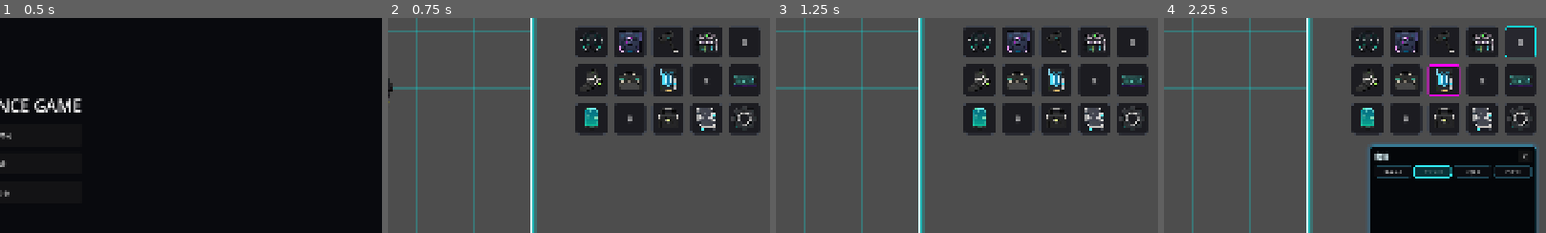
Above: before the commit, frames 1-4 (left to right).
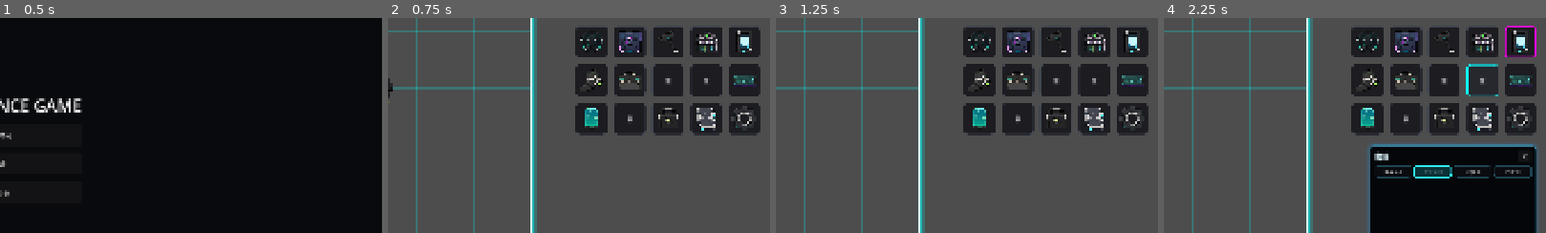
Above: after the commit, the same moments.

Repository: grimoire1089-coder/optimistic
Game: Godot game, scene res://Scenes/Boot/TitleScene.tscn
Two runs of this game, one before a commit and one after it. Both use one fixed random seed, a clock stepped at 60 frames per second and the inputs below. Sound files missing from this copy of the repository are replaced by a short silence.
Inputs (mouse positions are % of the whole screen's width and height, from its top left; square brackets give the same spot before the commit, where the layout moved):
- Up to frame 1 (0.5 s): no input
- Up to frame 2 (0.75 s): click "はじめる" at 0.5 s
- Up to frame 3 (1.25 s): no input
- Up to frame 4 (2.25 s): click (97, 25) [87, 34] at 1.25 s; click "仮" at 2 s
The pictures show only the part of the screen within x 50-100%, y 20-70%; the shares and areas given below are measured in that part.

Frame 1 is identical in both runs. In frame 2, 0.5% of the frame differs, in the area x 71-96%, y 5-35%; in frame 3, 0.5%; in frame 4, 1.3%, in the area x 68-98%, y 3-37%.

Commit message:
Swap book and first-row placeholder HUD button positions

Diff:
--- a/Scripts/UI/HUD/Modules/RightHudLayoutModule.gd
+++ b/Scripts/UI/HUD/Modules/RightHudLayoutModule.gd
@@ -23,7 +23,7 @@
 const BUTTON_LAYOUTS := {
 	"RobinHudButton": Vector2(HudButtonStyle.FIRST_ROW_ROBIN_LEFT, HudButtonStyle.FIRST_ROW_TOP),
 	"ShopButton": Vector2(HudButtonStyle.FIRST_ROW_INVENTORY_LEFT, HudButtonStyle.FIRST_ROW_TOP),
-	"BookButton": Vector2(HudButtonStyle.SECOND_ROW_CRAFT_LEFT, HudButtonStyle.SECOND_ROW_TOP),
+	"BookButton": Vector2(HudButtonStyle.FIRST_ROW_BUILD_LEFT, HudButtonStyle.FIRST_ROW_TOP),
 	"InventoryButton": Vector2(HudButtonStyle.FIRST_ROW_SHOP_LEFT, HudButtonStyle.FIRST_ROW_TOP),
 	"BuildModeButton": Vector2(HudButtonStyle.THIRD_ROW_PLACEHOLDER_03_LEFT, HudButtonStyle.THIRD_ROW_TOP),
 	"MoveButton": Vector2(HudButtonStyle.SECOND_ROW_MOVE_LEFT, HudButtonStyle.SECOND_ROW_TOP),
@@ -33,7 +33,7 @@
 	"BillButton": Vector2(HudButtonStyle.SECOND_ROW_BILL_LEFT, HudButtonStyle.SECOND_ROW_TOP),
 	"PlanHudButton": Vector2(HudButtonStyle.THIRD_ROW_PLACEHOLDER_01_LEFT, HudButtonStyle.THIRD_ROW_TOP),
 	"PlaceholderHudButton02": Vector2(HudButtonStyle.THIRD_ROW_PLACEHOLDER_02_LEFT, HudButtonStyle.THIRD_ROW_TOP),
-	"PlaceholderHudButton03": Vector2(HudButtonStyle.FIRST_ROW_BUILD_LEFT, HudButtonStyle.FIRST_ROW_TOP),
+	"PlaceholderHudButton03": Vector2(HudButtonStyle.SECOND_ROW_CRAFT_LEFT, HudButtonStyle.SECOND_ROW_TOP),
 	"EncyclopediaButton": Vector2(HudButtonStyle.THIRD_ROW_PLACEHOLDER_04_LEFT, HudButtonStyle.THIRD_ROW_TOP),
 	"PlaceholderHudButton05": Vector2(HudButtonStyle.SECOND_ROW_SETTINGS_LEFT, HudButtonStyle.SECOND_ROW_TOP),
 }
